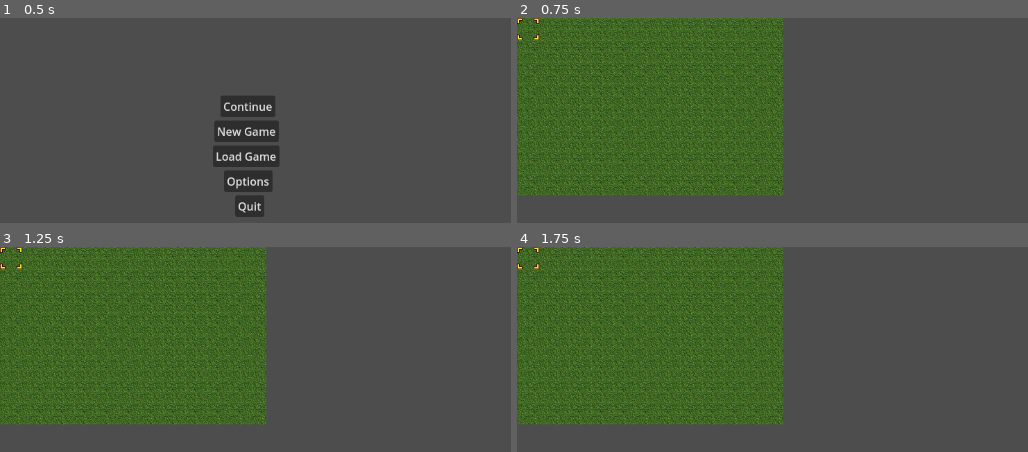
Above: before the commit, frames 1-4 (two rows, left to right).
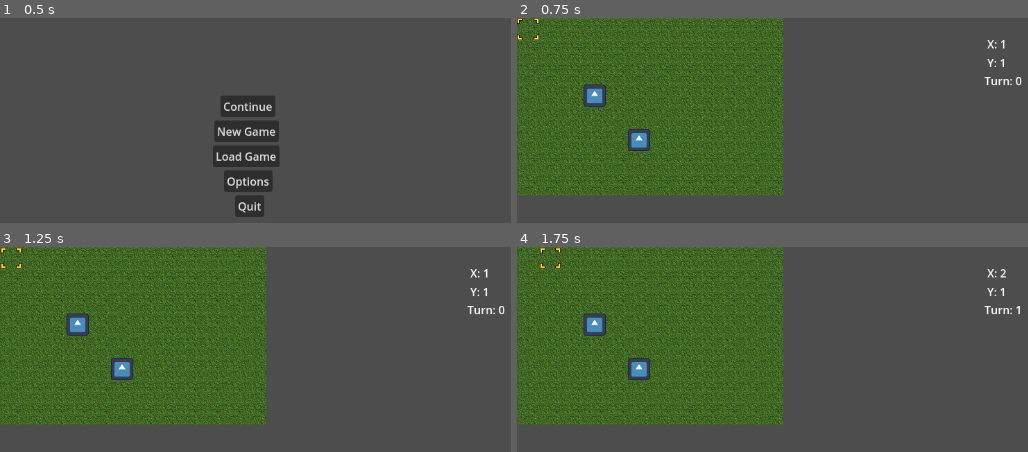
Above: after the commit, the same moments.

Repository: Gavello685/Project-Lovelace
Game: Godot game, scene res://main_menu.tscn
Same seed, same stepped clock (60 frames per second), same inputs: the game is played once before the commit and once after it. The engine's default icon, where the game draws it, is replaced by a stand-in: a white triangle on a blue panel in a dark square.
Inputs:
- Up to frame 1 (0.5 s): no input
- Up to frame 2 (0.75 s): click "New Game" at 0.5 s
- Up to frame 3 (1.25 s): no input
- Up to frame 4 (1.75 s): tap Enter (start) at 1.25, 1.55 s; hold Right (right) from 1.28 s (still down); hold Z (select) from 1.28 s (still down)

Frame 1 is identical in both runs. In frame 2, 1.2% of the frame differs, in the area x 12-99%, y 10-65%; in frame 3, 1.3%; in frame 4, 1.4%, in the area x 0-99%, y 0-65%.
Error before the commit: Parse Error: Too few arguments for "is_instance_of()" call. Expected at least 2 but received 1. (res://MainNode.gd:54)

Commit message:
Popup menu added when unit selected

Diff:
--- a/MainNode.gd
+++ b/MainNode.gd
@@ -51,8 +51,7 @@
 			menu.add_item("Item")
 			menu.position = _cursor.position
 			_cursor.add_child(menu)
-		if event.is_action_pressed("select") and unit.overlaps_area(is_instance_of(unit)):
-			_combat_start(unit, Unit)
+			menu.show()
 	if event.is_action_pressed("start"):
 		turn+= 1
 
